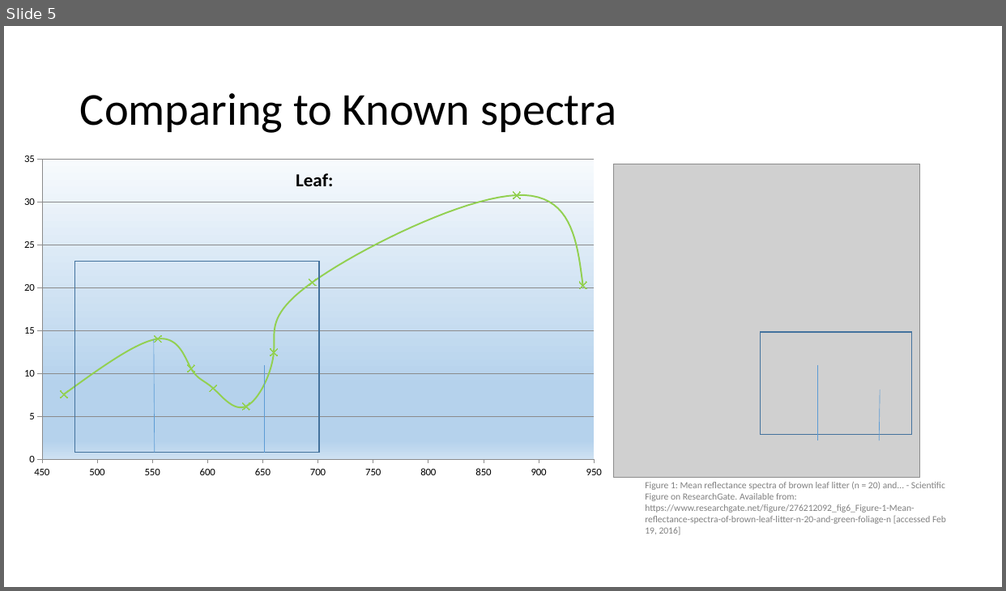
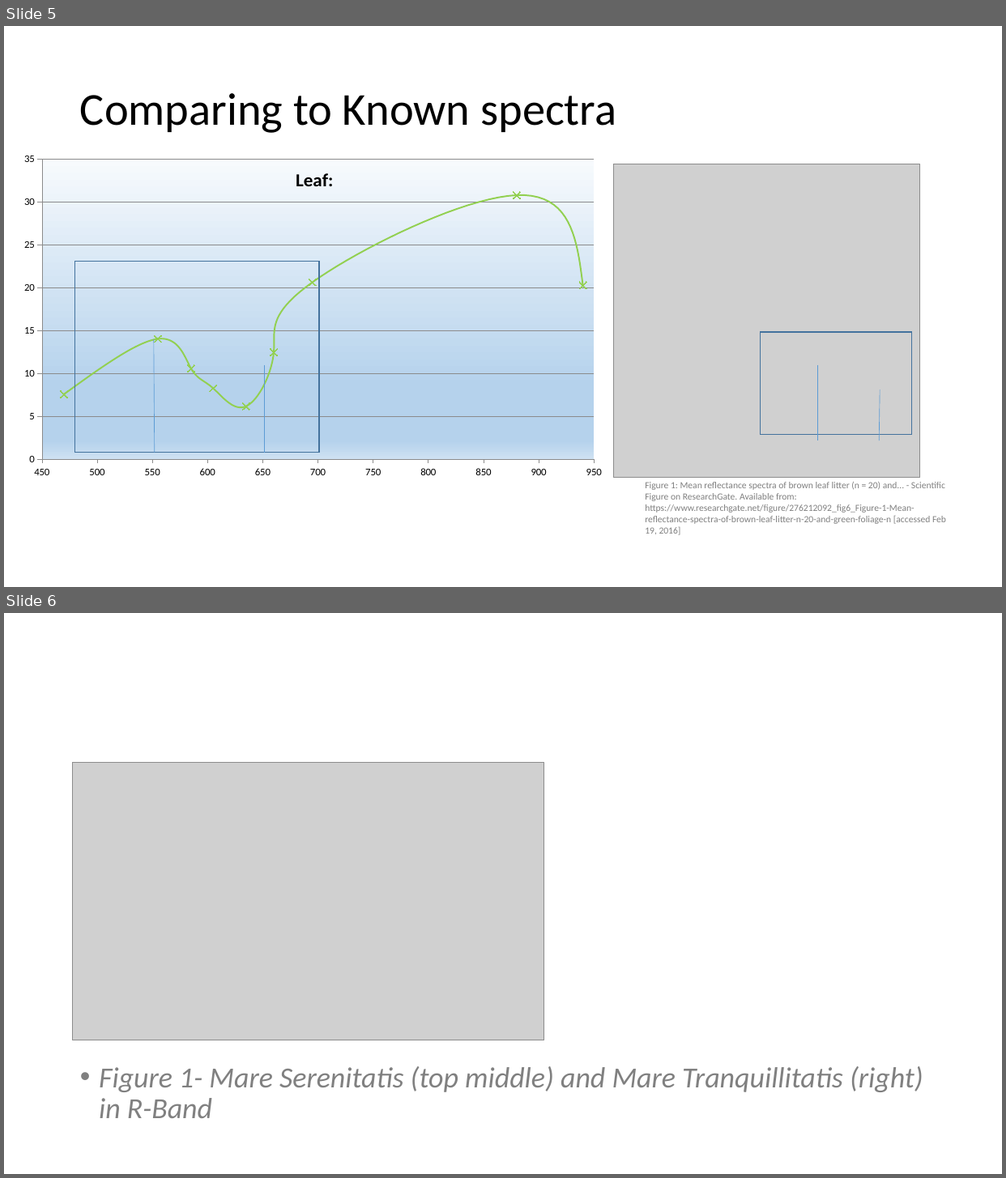
Before and after one commit to Group19-SecondYearProjects/MoonSpectroscopy, a slide deck: Spectra.of.the.Moon.using.a.Robotic.Telescope.pptx. Shown one above the other, each under a label of ours: slide 5 before the commit, slides 5 and 6 after it. The pictures are 1006x591 and 1006x1178 pixels, drawn with LibreOffice and Linux fonts; fonts in the diff are those of the drawing; grey boxes stand for pictures. Boxes give left, top, right and bottom in pixels: in the first picture for what was removed or moved away, otherwise in the second. Text is boxed around its words. In the diff, an @@ line names an element or a change of style, - is before the commit and + after.

Commit message:
Add slides with toms images from doc

```diff
--- a/Spectra.of.the.Moon.using.a.Robotic.Telescope.pptx
+++ b/Spectra.of.the.Moon.using.a.Robotic.Telescope.pptx
@@ slide 6 added at bbox=[4, 613, 1002, 1174], background #FFFFFF @@
@@ picture added at bbox=[73, 763, 544, 1041] @@
@@ text added at bbox=[99, 1067, 923, 1118], 28 pt, text #808080, italic @@
+• Figure 1- Mare Serenitatis (top middle) and Mare Tranquillitatis (right) in R-Band
```
Also in this commit, not shown: 2 other slides added.
